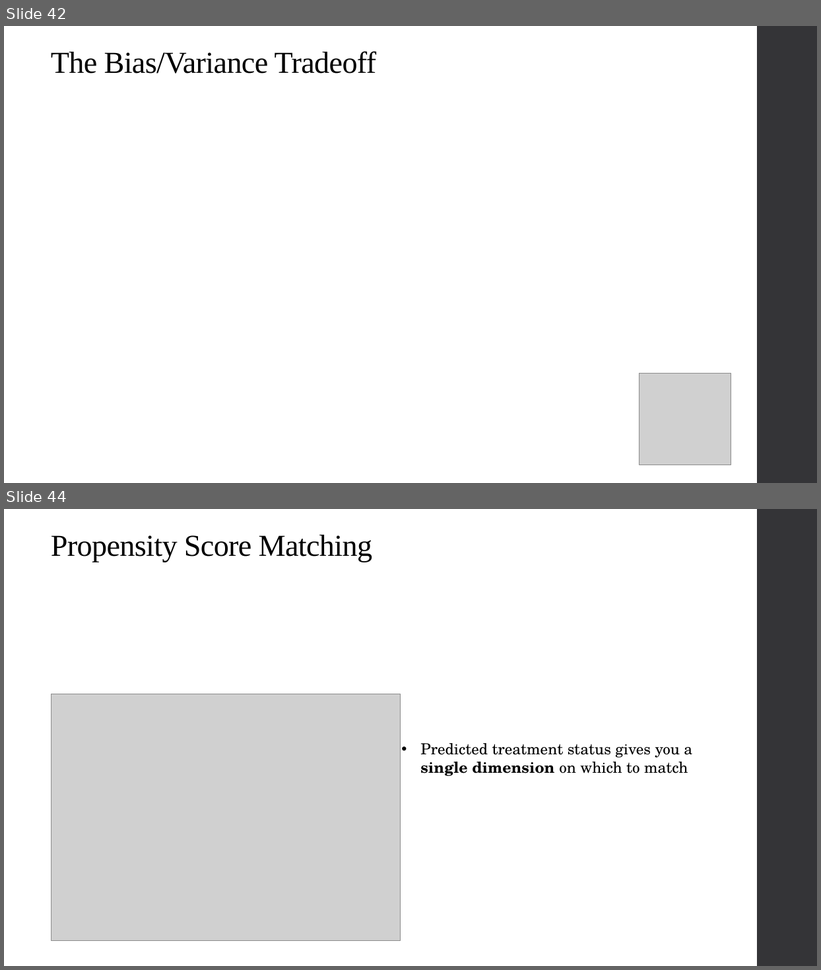
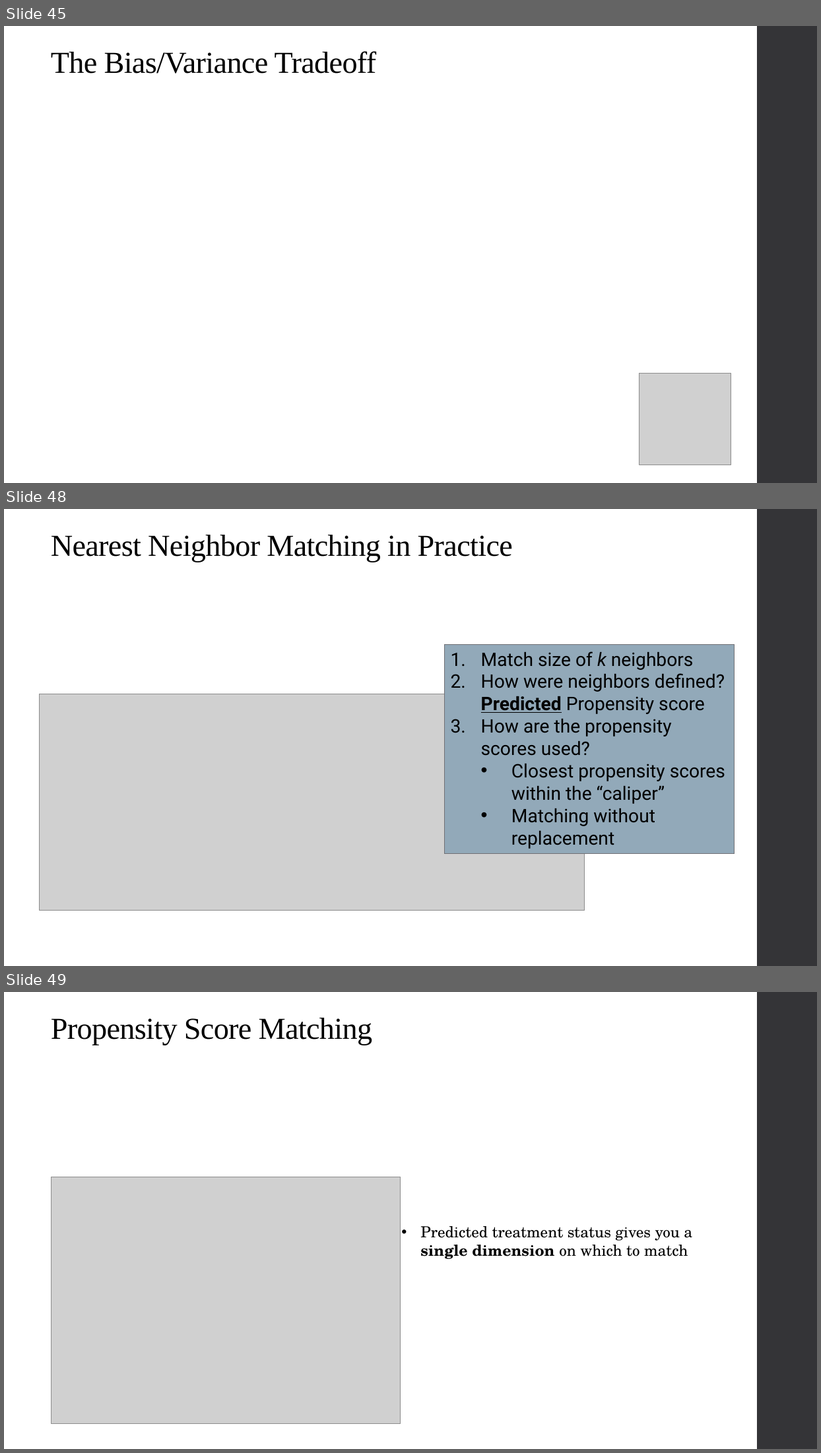
Before and after one commit to qiufei/fork-HAD5744, a slide deck: Lecture06_Matching/Lecture06_Matching_2022F.pptx. Shown one above the other, each under a label of ours: slides 42 and 44 before the commit, slides 45, 48 and 49 after it; the slides between them are not shown. The pictures are 821x970 and 821x1453 pixels, drawn with LibreOffice and Linux fonts; fonts in the diff are those of the drawing; grey boxes stand for pictures. Boxes give left, top, right and bottom in pixels: in the first picture for what was removed or moved away, otherwise in the second. Text is boxed around its words. In the diff, an @@ line names an element or a change of style, - is before the commit and + after.

```diff
--- a/Lecture06_Matching/Lecture06_Matching_2022F.pptx
+++ b/Lecture06_Matching/Lecture06_Matching_2022F.pptx
@@ slide 48 added at (x1=4, y1=509, x2=817, y2=966), background #FFFFFF; not listed: 1 template element that a slide beside it also shows @@
@@ title added at (x1=51, y1=535, x2=513, y2=562), 36 pt, text #000000 @@
+Nearest Neighbor Matching in Practice
@@ rectangle added at (x1=444, y1=644, x2=734, y2=854), fill #92A9B9, outline #6F6F74 0.75 pt, 22 pt, text #000000 @@
+1. Match size of k neighbors
+2. How were neighbors defined? Predicted Propensity score
+3. How are the propensity scores used?
+  • Closest propensity scores within the “caliper”
+  • Matching without replacement
@@ picture added at (x1=40, y1=694, x2=584, y2=911) @@
@@ what was slide 42 is now slide 45 @@
@@ what was slide 44 is now slide 49 @@
```
Also in this commit, not shown: 15 slides changed, 13 other slides added, 2 slides removed, 16 other files.
